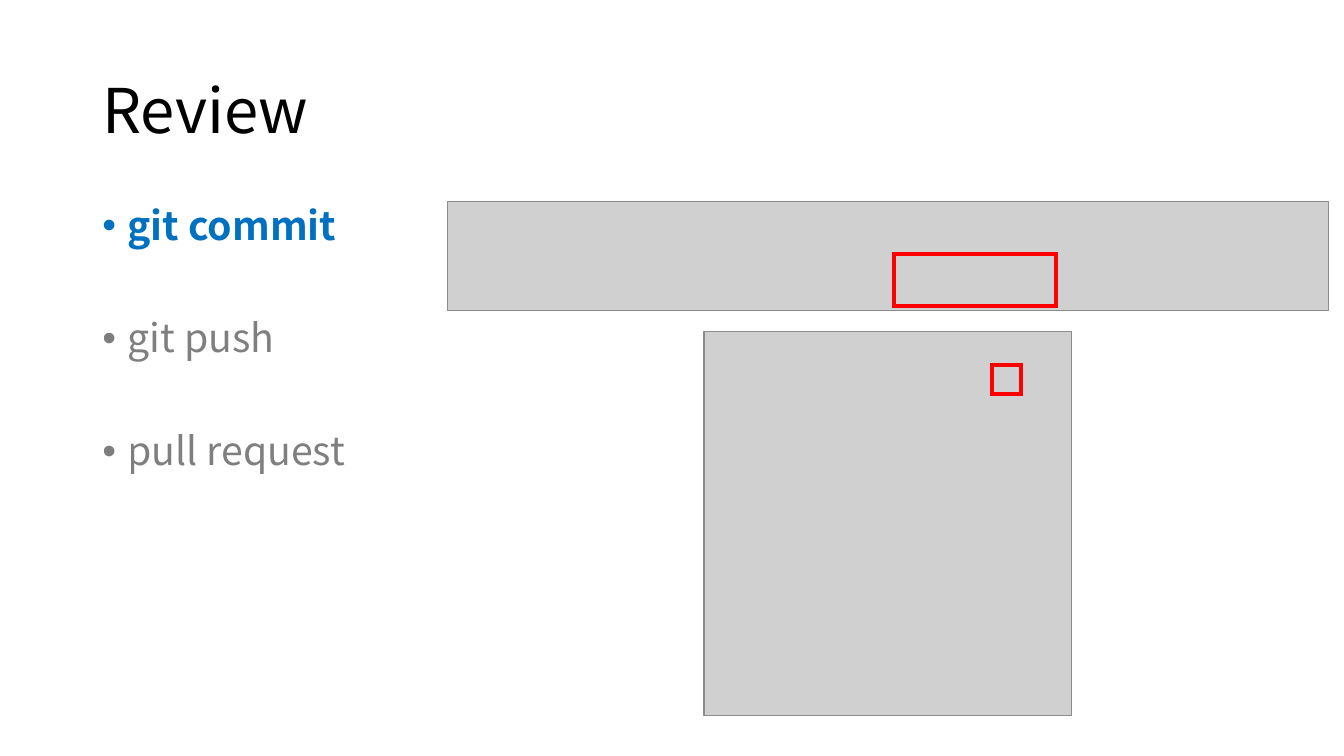
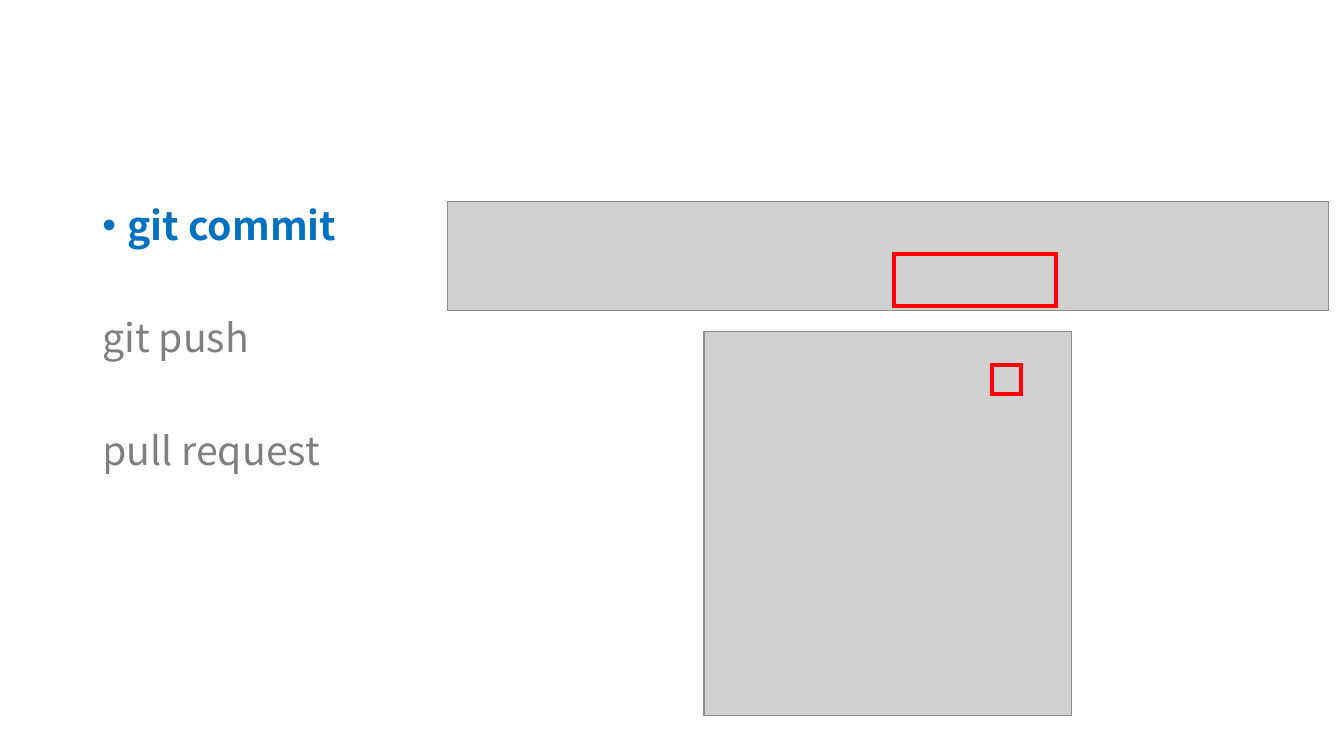
Before and after one commit to tjdghks994/ai-security, a slide deck: slide 3 of 4th week/4th.pptx. Drawn at 1344x756 pixels with LibreOffice and Linux fonts; fonts in the diff are those of the drawing; grey boxes stand for pictures. Boxes give left, top, right and bottom in pixels: in the first picture for what was removed or moved away, otherwise in the second. Text is boxed around its words. In the diff, an @@ line names an element or a change of style, - is before the commit and + after.

```diff
--- a/4th week/4th.pptx
+++ b/4th week/4th.pptx
@@ title removed at bbox=[102, 85, 308, 134] @@
-Review
@@ text at bbox=[102, 321, 319, 474]: bullet • to none @@
```
Also in this commit, not shown: 3 other slides changed, 12 slides added, 1 other file.
